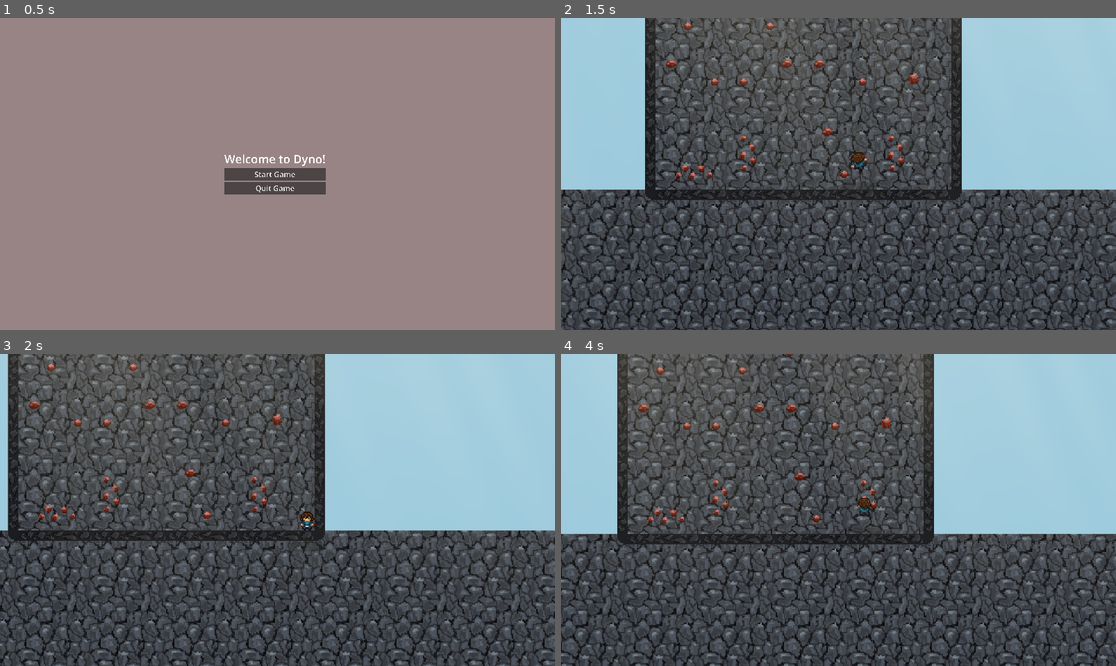
Above: before the commit, frames 1-4 (two rows, left to right).
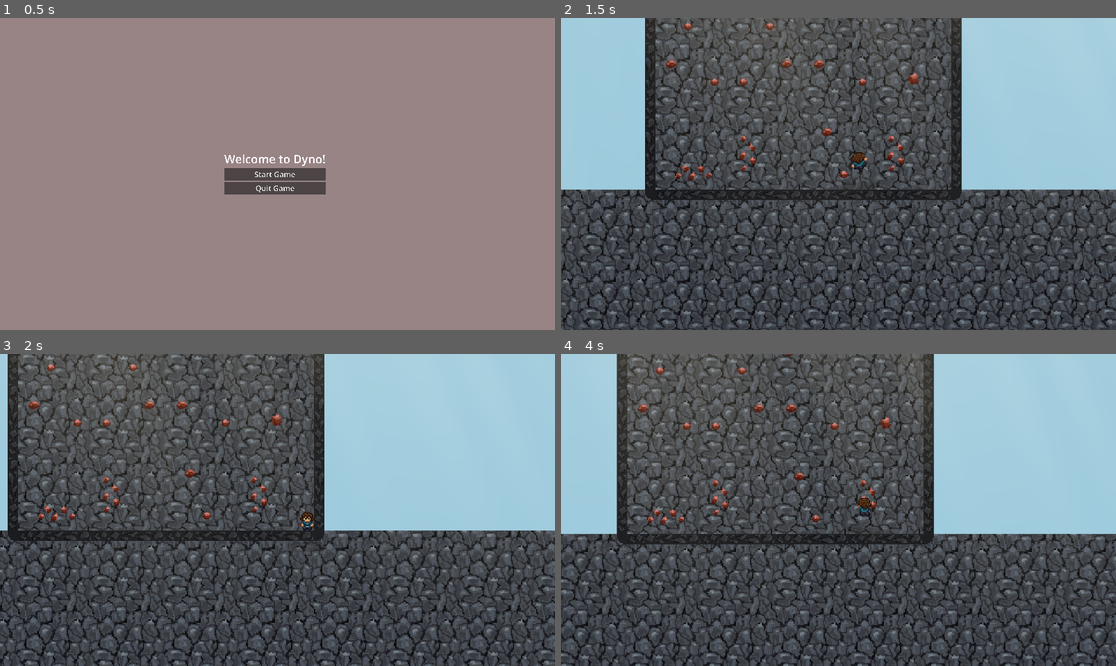
Above: after the commit, the same moments.

Repository: Tylefrost/Dyno
Game: Godot game, scene res://level_1.tscn
Same seed, same stepped clock (60 frames per second), same inputs: the game is played once before the commit and once after it.
Inputs (mouse positions are in pixels of both pictures, inside the frame that each line leads up to):
- Up to frame 1 (0.5 s): no input
- Up to frame 2 (1.5 s): click "Start Game" at 0.5 s; move the mouse to (866, 174) at 1.27 s; hold D (right) from 1.28 s (still down); click (866, 174) at 1.35 s
- Up to frame 3 (2 s): keep holding D (right); tap Space (jump) at 1.52 s
- Up to frame 4 (4 s): move the mouse to (810, 510) at 2.02 s; click (810, 510) at 2.1 s; tap Space (jump) at 2.27, 3.77 s; move the mouse to (849, 503) at 2.77 s; release D (right) at 2.78 s; hold A (left) 2.78-3.53 s; click (849, 503) at 2.85 s; move the mouse to (832, 516) at 3.52 s; hold D (right) from 3.53 s (still down); click (832, 516) at 3.6 s

Frame 1 is identical in both runs. In frame 2, 2.2% of the frame differs, in the area x 0-100%, y 0-100%; in frame 3, 4.1%; in frame 4, 3.7%.

Commit message:
Return to main menu on win screen fixed

Diff:
--- a/level_1.tscn
+++ b/level_1.tscn
@@ -28,7 +28,7 @@
 
 [node name="Player" parent="." instance=ExtResource("1_7x2ns")]
 position = Vector2(146, 206)
-scale = Vector2(1.04473, 1)
+scale = Vector2(1, 1)
 
 [node name="Node2D" parent="." instance=ExtResource("3_w3p6v")]
 z_index = -1
--- a/win_screen.gd
+++ b/win_screen.gd
@@ -17,6 +17,7 @@
 
 func _on_returnbutton_pressed():
 	get_tree().paused = false
+	GameManager.player_won = false
 	get_tree().reload_current_scene()
 
 
